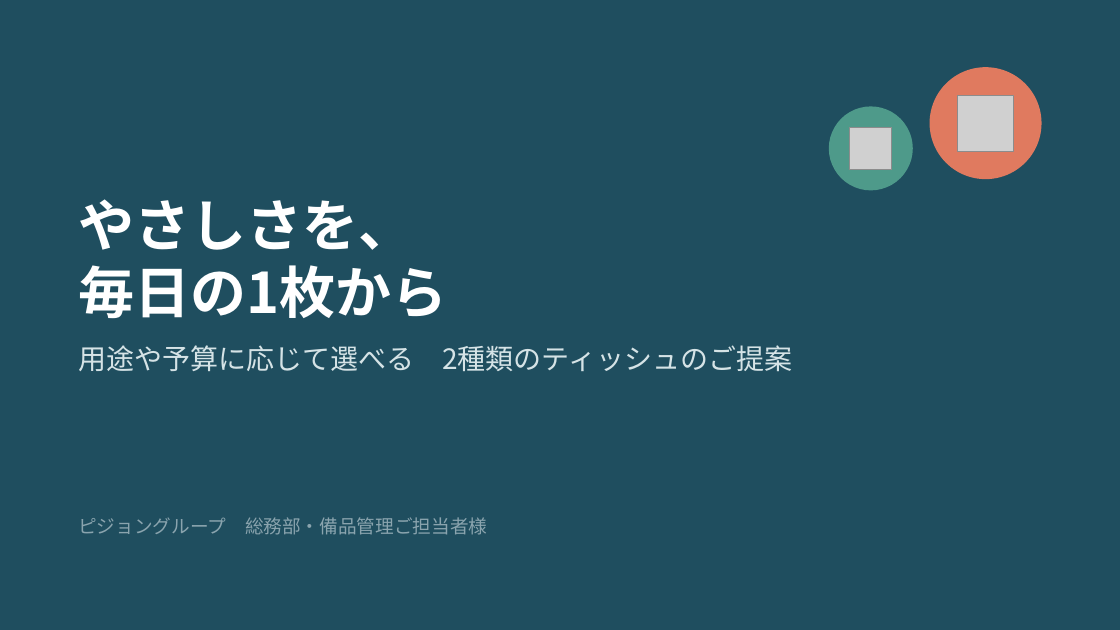
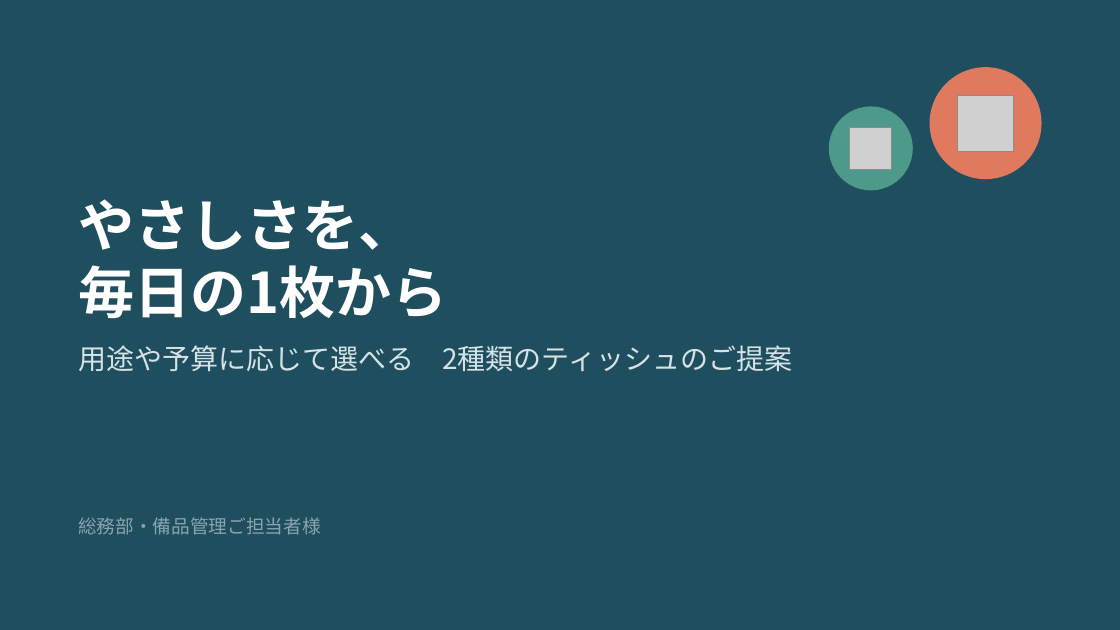
Before and after one commit to ha19870907-a11y/turbo-disco, a slide deck: slide 1 of tissue_sales_roleplay.pptx. Drawn at 1120x630 pixels with LibreOffice and Linux fonts; fonts in the diff are those of the drawing; grey boxes stand for pictures. Boxes give left, top, right and bottom in pixels: in the first picture for what was removed or moved away, otherwise in the second. Text is boxed around its words. In the diff, an @@ line names an element or a change of style, - is before the commit and + after.

```diff
--- a/tissue_sales_roleplay.pptx
+++ b/tissue_sales_roleplay.pptx
@@ text at [78, 517, 320, 535]: text changed @@
-ピジョングループ 総務部・備品管理ご担当者様
+総務部・備品管理ご担当者様
```
